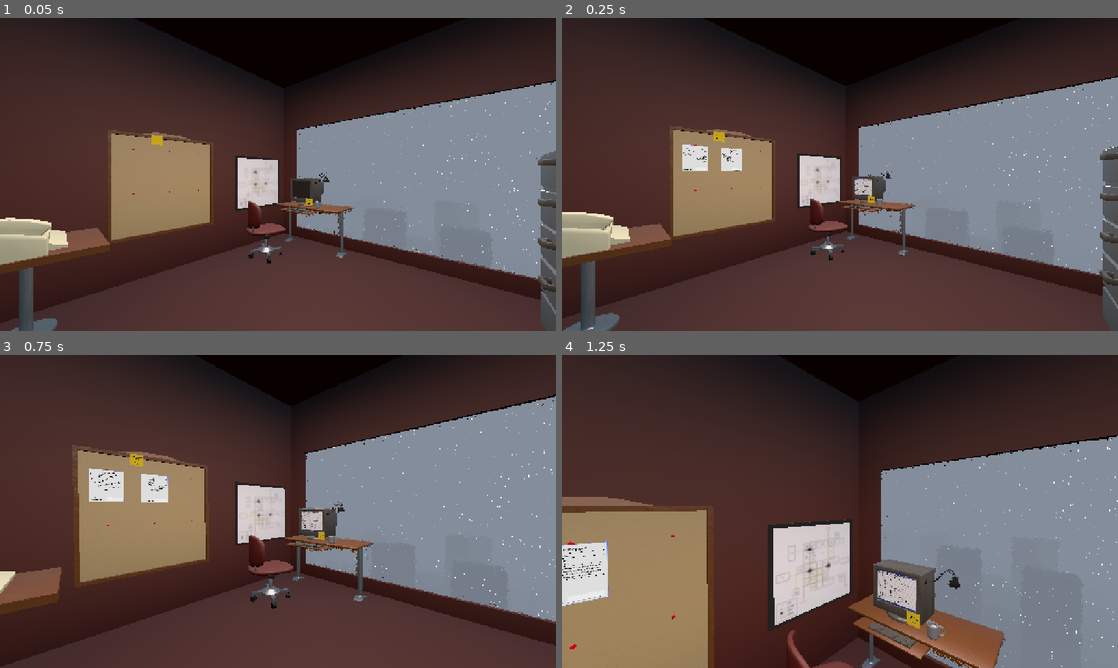
Above: before the commit, frames 1-4 (two rows, left to right).
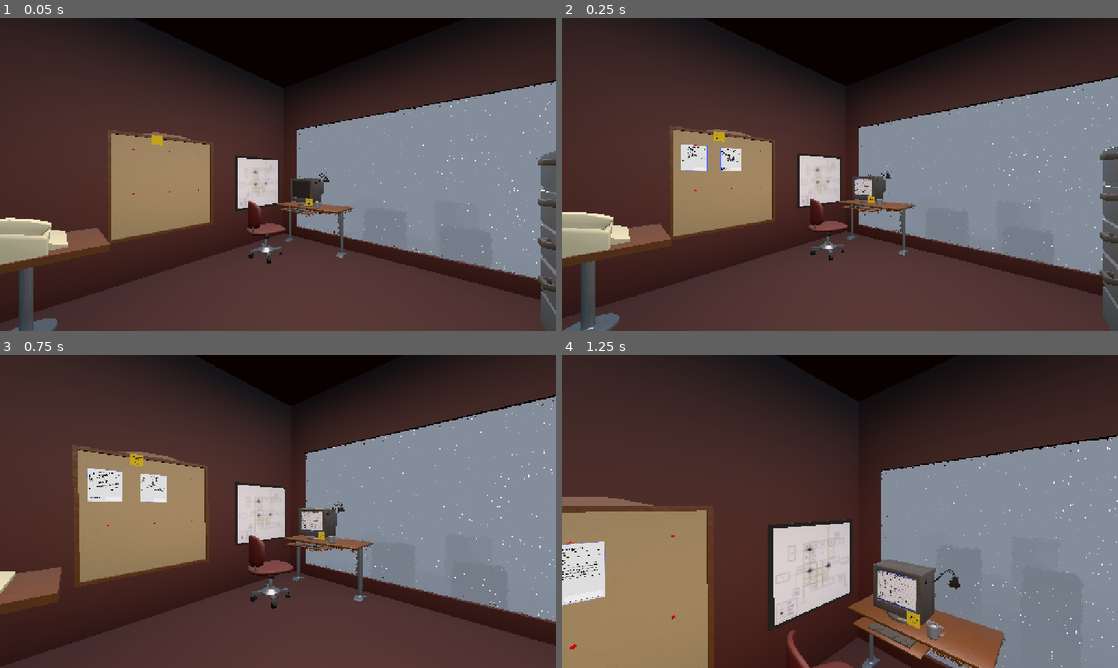
Above: after the commit, the same moments.

Repository: Ciph3rzer0/brackeys-2026.2-trust-no-one
Game: Godot game, scene res://scenes/city.tscn
Same seed, same stepped clock (60 frames per second), same inputs: the game is played once before the commit and once after it. Sound files missing from this copy of the repository are replaced by a short silence.
Inputs (mouse positions are in pixels of both pictures, inside the frame that each line leads up to):
- Up to frame 1 (0.05 s): no input
- Up to frame 2 (0.25 s): no input
- Up to frame 3 (0.75 s): tap Enter at 0.5 s; move the mouse to (272, 517) at 0.52 s; hold W (pc_forward) from 0.53 s (still down); hold E (pc_interact) from 0.53 s (still down); click (272, 517) at 0.67 s
- Up to frame 4 (1.25 s): keep holding W (pc_forward); keep holding E (pc_interact); tap Space at 0.77 s

Frame 1 is identical in both runs. In frame 2, 0.2% of the frame differs, in the area x 21-33%, y 40-49%; in frame 3, 0.3%; in frame 4, 0.4%, in the area x 0-9%, y 59-81%.

Commit message:
fix: crime_report_3d viewport texture

Diff:
--- a/scenes/crime_report_3d.tscn
+++ b/scenes/crime_report_3d.tscn
@@ -3,6 +3,9 @@
 [ext_resource type="PackedScene" uid="uid://dukf0r3kv7h3u" path="res://ui/crime-report/crime_report.tscn" id="1_4sj6u"]
 [ext_resource type="Resource" uid="uid://mlx6hgu5bc7w" path="res://scripts/quests/first_quest.tres" id="2_m6e72"]
 [ext_resource type="Script" uid="uid://bh4i2x034phf8" path="res://scripts/crime_report_3d.gd" id="3_report_script"]
+
+[sub_resource type="ViewportTexture" id="ViewportTexture_eqs3u"]
+viewport_path = NodePath("SubViewport")
 
 [sub_resource type="BoxShape3D" id="BoxShape3D_uhg71"]
 size = Vector3(0.5628418, 0.6633545, 0.02)
@@ -12,8 +15,9 @@
 quest = ExtResource("2_m6e72")
 
 [node name="Sprite3D" type="Sprite3D" parent="." unique_id=277536913]
-transform = Transform3D(0.112, 0, 0, 0, 0.112, 0, 0, 0, 0.112, 0, 0, 0)
+transform = Transform3D(0.112, 0, 0, 0, 0.112, 0, 0, 0, 0.112, -0.020474896, 0.006262362, -0.0032397509)
 offset = Vector2(0, -300)
+texture = SubResource("ViewportTexture_eqs3u")
 
 [node name="CollisionShape3D" type="CollisionShape3D" parent="." unique_id=1345316213]
 transform = Transform3D(1, 0, 0, 0, 1, 0, 0, 0, 1, 0, -0.335315, 0)
@@ -25,3 +29,5 @@
 [node name="CrimeReport" parent="SubViewport" unique_id=1163959814 instance=ExtResource("1_4sj6u")]
 propagate_maximum_size = false
 follow_assigned_quests = false
+
+[connection signal="input_event" from="." to="." method="_on_input_event"]
